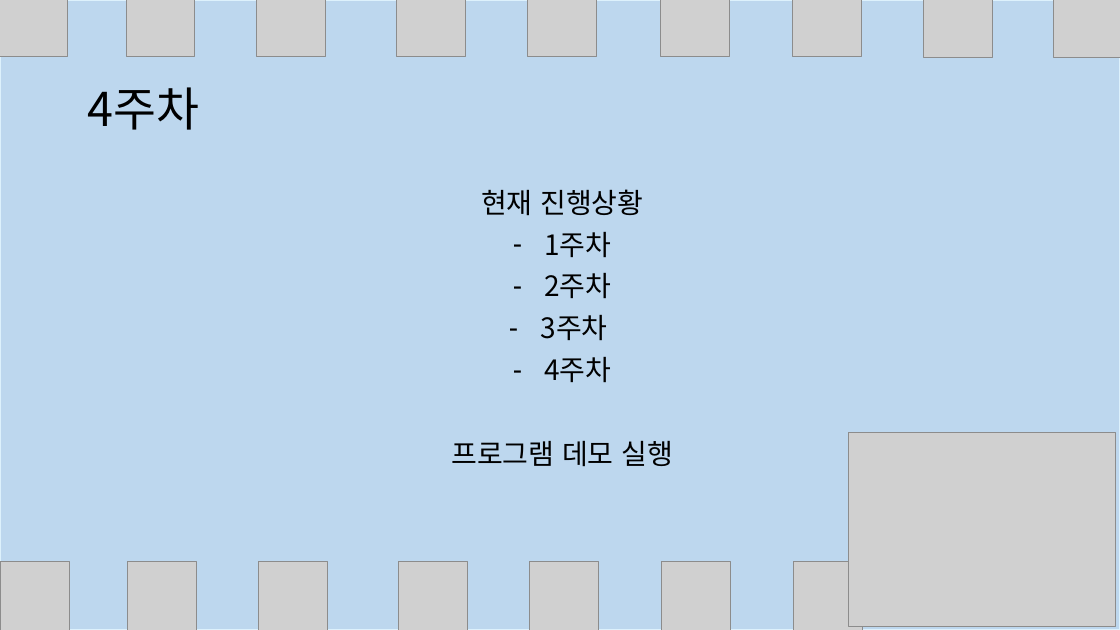
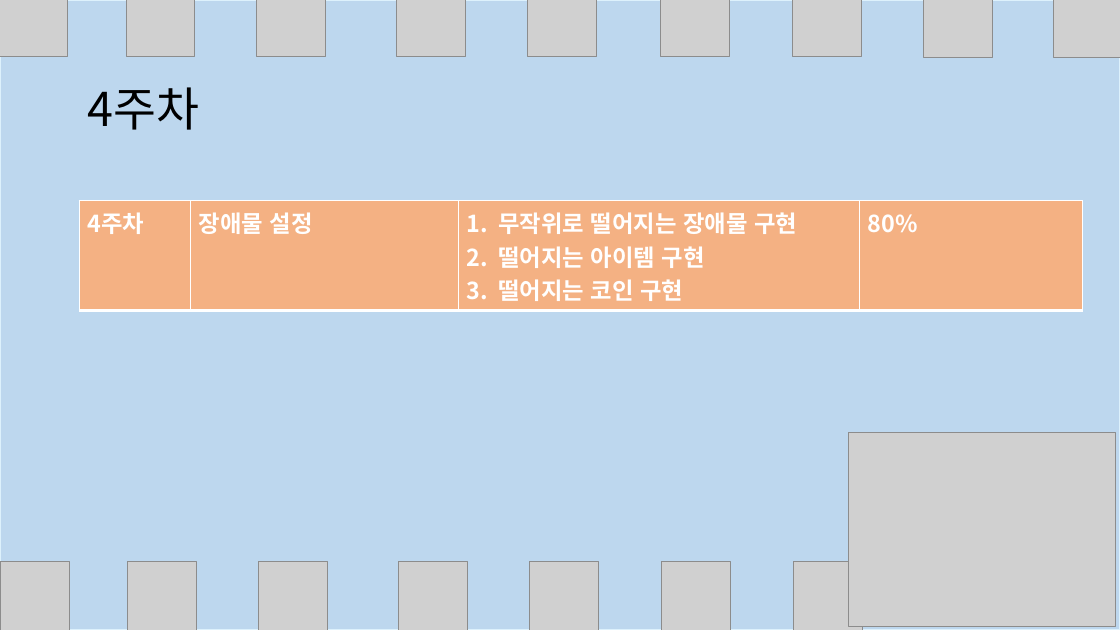
Before and after one commit to hannahBak/2021184014_2DGP_DRILL, a slide deck: slide 7 of 2차 프로젝트 발표/2차 프로젝트 발표.pptx. Drawn at 1120x630 pixels with LibreOffice and Linux fonts; fonts in the diff are those of the drawing; grey boxes stand for pictures. Boxes give left, top, right and bottom in pixels: in the first picture for what was removed or moved away, otherwise in the second. Text is boxed around its words. In the diff, an @@ line names an element or a change of style, - is before the commit and + after.

```diff
--- a/2차 프로젝트 발표/2차 프로젝트 발표.pptx
+++ b/2차 프로젝트 발표/2차 프로젝트 발표.pptx
@@ table added at (x1=79, y1=201, x2=1081, y2=305), 1 rows, 4 columns @@
+4주차 | 장애물 설정 | 무작위로 떨어지는 장애물 구현 / 떨어지는 아이템 구현 / 떨어지는 코인 구현 | 80%
@@ text removed at (x1=451, y1=189, x2=674, y2=467) @@
-현재 진행상황
-– 1주차
-– 2주차
-– 3주차
-– 4주차
-프로그램 데모 실행
```
Also in this commit, not shown: 6 other slides changed, 2 slides added, 1 slide removed.
